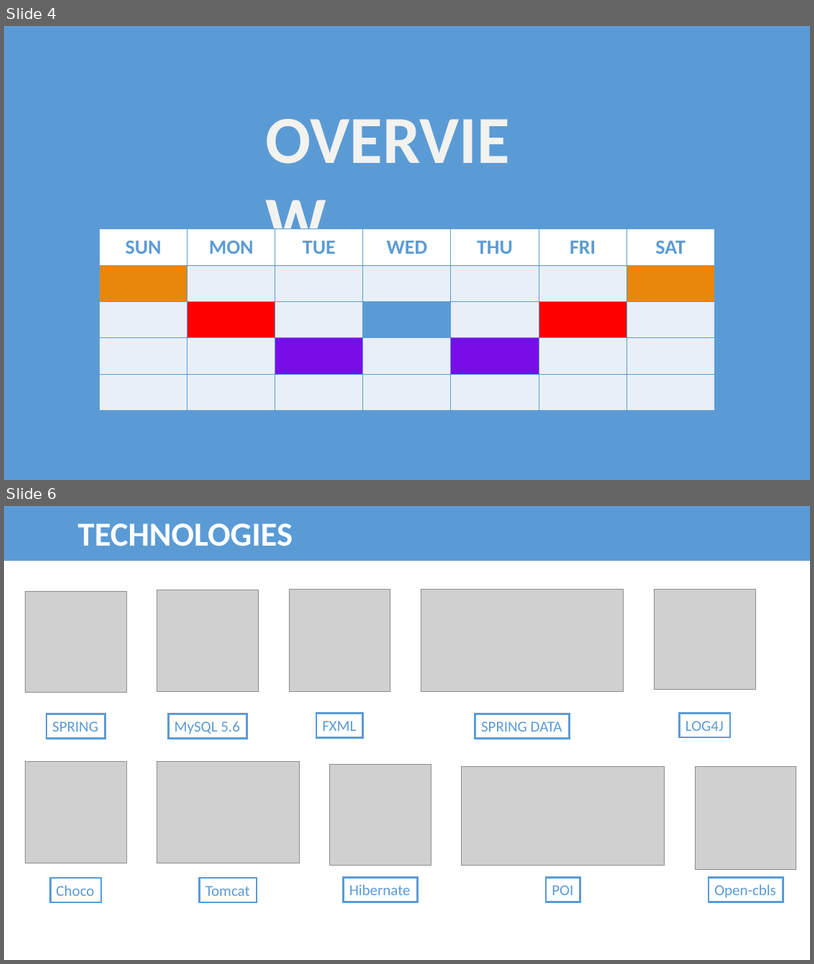
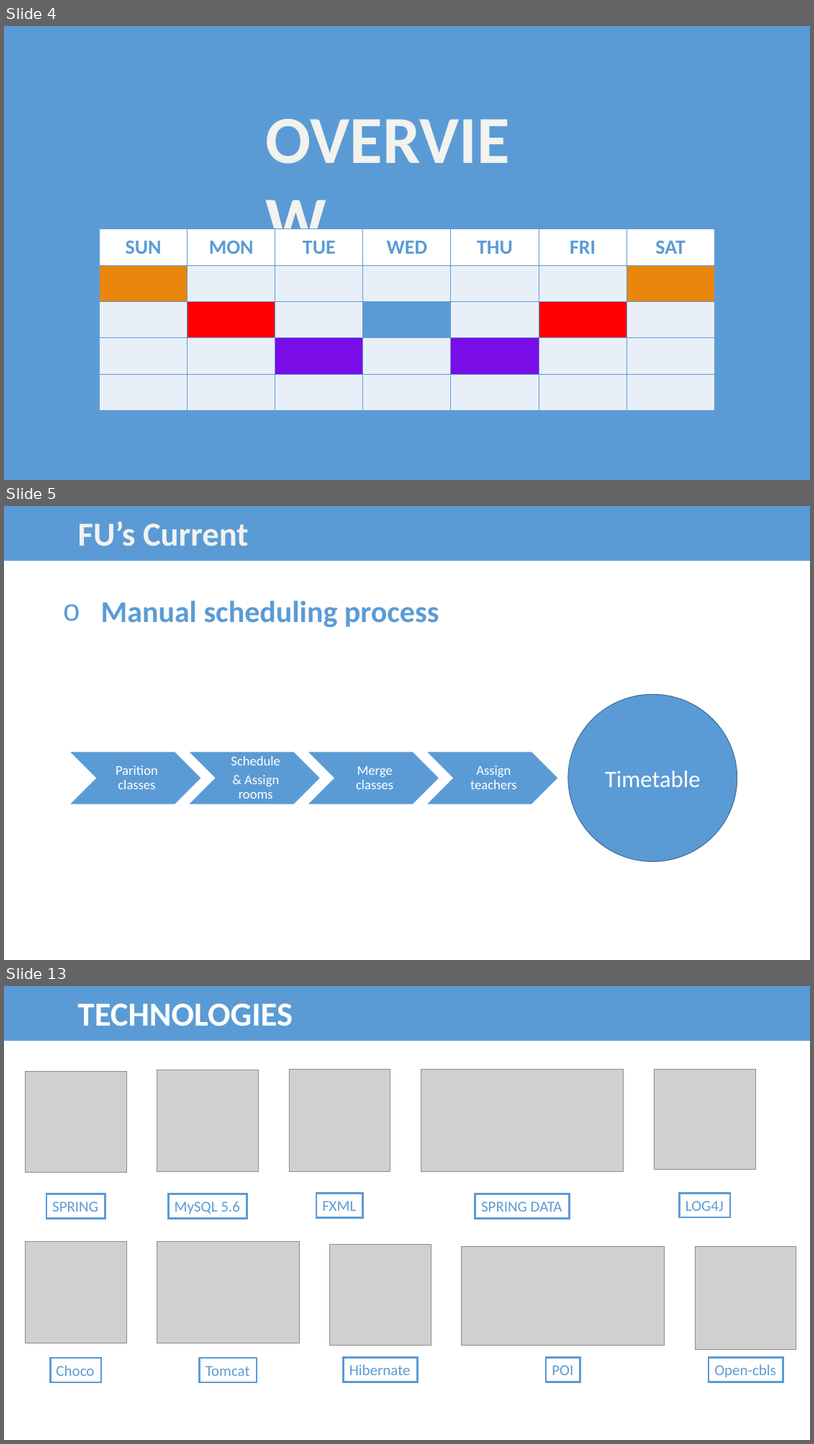
Before and after one commit to bee-lullaby/FinalProject, a slide deck: Documents/demo Presentation.pptx. Shown one above the other, each under a label of ours: slides 4 and 6 before the commit, slides 4, 5 and 13 after it; the slides between them are not shown. The pictures are 814x964 and 814x1444 pixels, drawn with LibreOffice and Linux fonts; fonts in the diff are those of the drawing; grey boxes stand for pictures. Boxes give left, top, right and bottom in pixels: in the first picture for what was removed or moved away, otherwise in the second. Text is boxed around its words. In the diff, an @@ line names an element or a change of style, - is before the commit and + after.

Commit message:
update presentation

```diff
--- a/Documents/demo Presentation.pptx
+++ b/Documents/demo Presentation.pptx
@@ slide 5 added at bbox=[4, 506, 810, 960], background #FFFFFF @@
@@ right arrow added at bbox=[4, 506, 810, 589], fill #5B9BD5, 40 pt, text #F2F2EF, bold @@
+FU’s Current
@@ text added at bbox=[101, 600, 440, 627], 36 pt, text #5B9BD5, bold @@
+o Manual scheduling process
@@ ellipse added at bbox=[568, 694, 737, 861], fill #5B9BD5, outline #43739E 1 pt, 28 pt, text #FFFFFF @@
+Timetable
@@ group added at bbox=[70, 752, 558, 804]: 4 chevrons, 4 texts @@
+Parition classes
+Schedule
+& Assign rooms
+Merge classes
+Assign teachers
@@ what was slide 6 is now slide 13 @@
```
Also in this commit, not shown: 1 slide changed, 7 other slides added, 1 slide removed, 1 other file.
